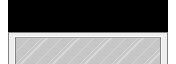
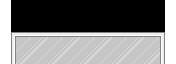
Layer changes from the first 176 x 64 image to the second:
removed layer "Rectangle 2" over (8, 0, 168, 64)
renamed "Layer 1" to "Mirror + Wall", painted on it over (11, 33, 165, 64)
